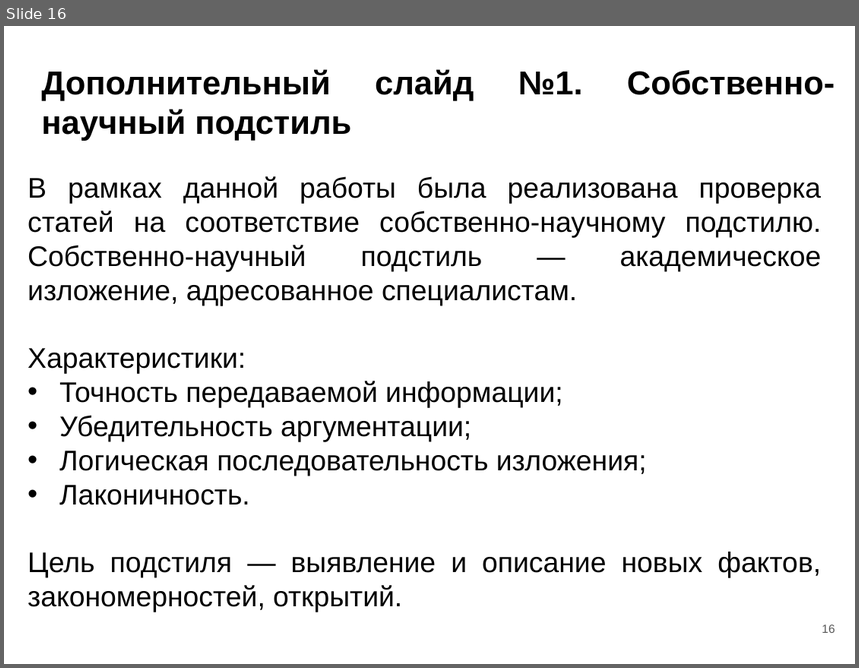
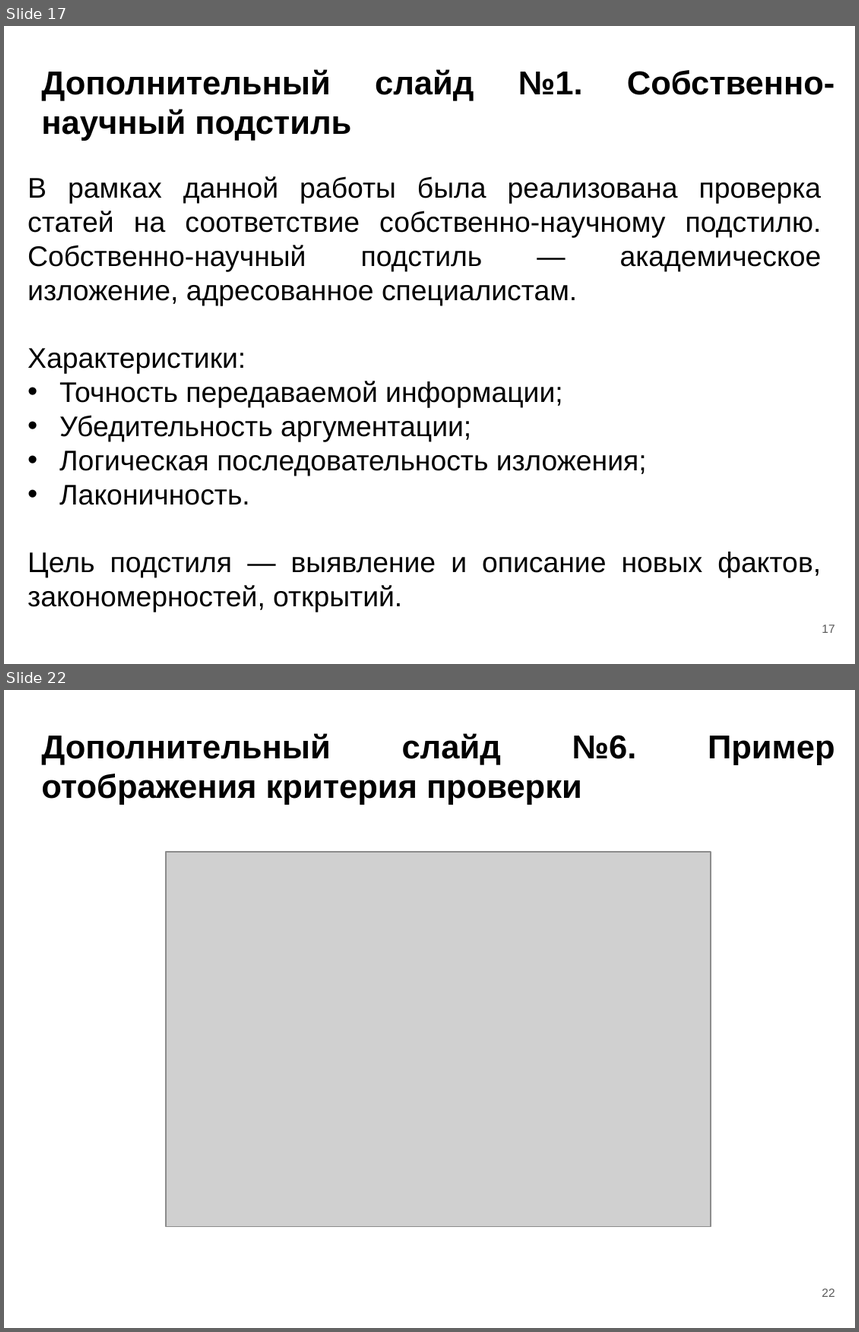
Before and after one commit to OSLL/sw-auto, a slide deck: paper_work/masters thesis/msc_slides.pptx. Shown one above the other, each under a label of ours: slide 16 before the commit, slides 17 and 22 after it; the slides between them are not shown. The pictures are 859x668 and 859x1332 pixels, drawn with LibreOffice and Linux fonts; fonts in the diff are those of the drawing; grey boxes stand for pictures. Boxes give left, top, right and bottom in pixels: in the first picture for what was removed or moved away, otherwise in the second. Text is boxed around its words. In the diff, an @@ line names an element or a change of style, - is before the commit and + after.

```diff
--- a/paper_work/masters thesis/msc_slides.pptx
+++ b/paper_work/masters thesis/msc_slides.pptx
@@ slide 22 added at (4,690,855,1328), background #FFFFFF @@
@@ title added at (41,733,637,805), 28 pt, text #000000, bold @@
+Дополнительный слайд №6. Пример отображения критерия проверки
@@ picture added at (166,852,711,1227) @@
@@ page number added at (822,1289,835,1297), 10 pt, text #595959 @@
+22
@@ what was slide 16 is now slide 17 @@
@@ page number at (822,625,835,633): text changed @@
-16
+17
```
Also in this commit, not shown: 4 slides changed, 10 other slides added, 3 other files.
